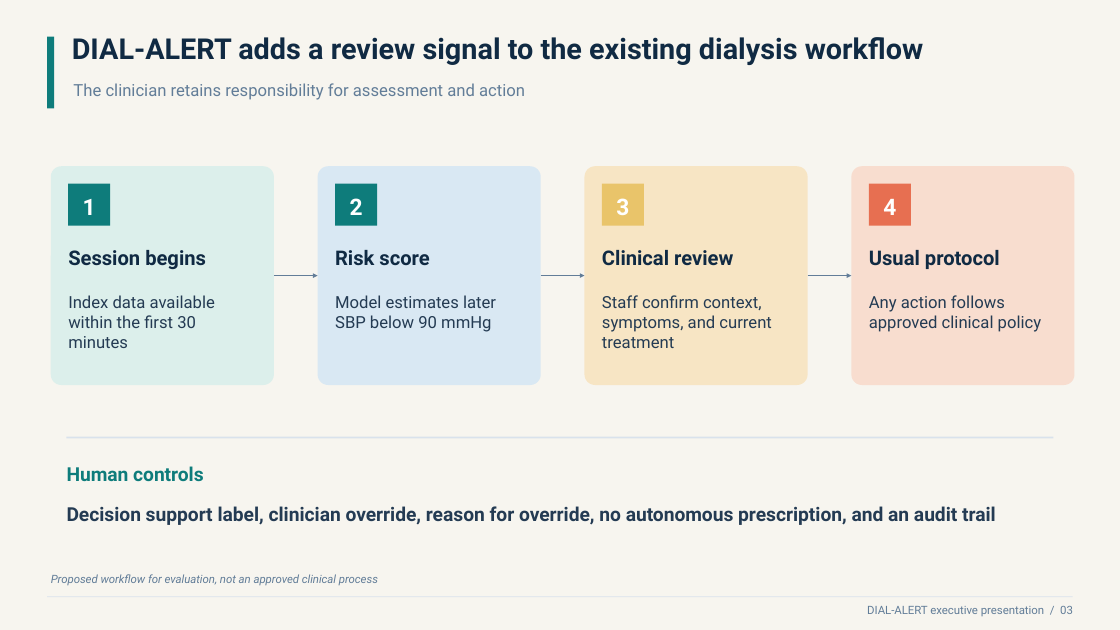
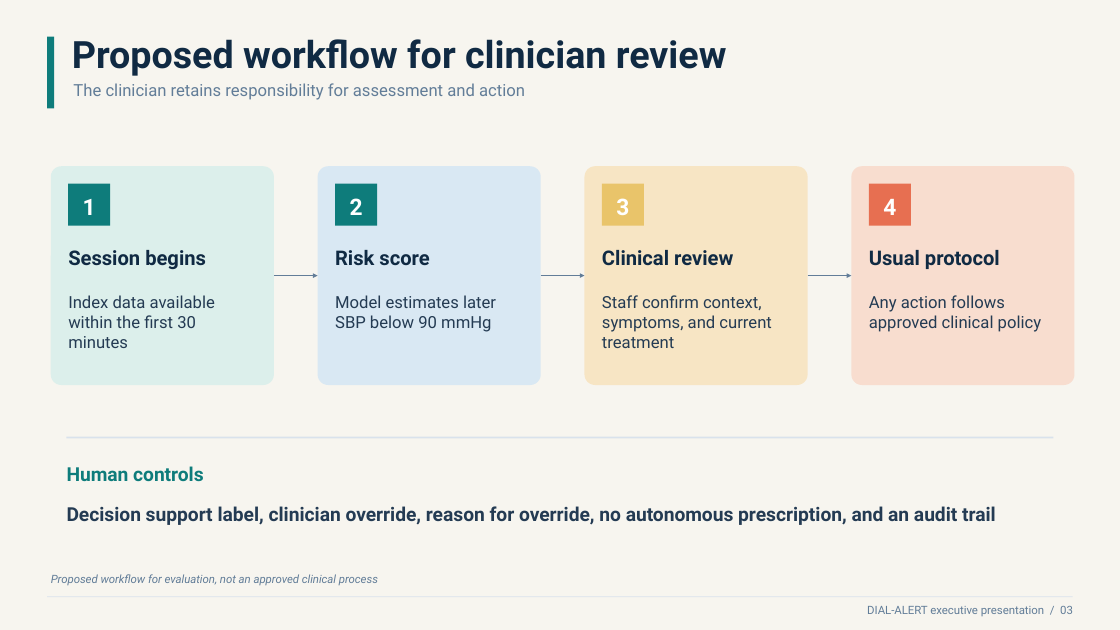
Before and after one commit to guillanofg/DIAL-ALERT, a slide deck: slide 3 of reports/Franklin_Guillano_DIAL_ALERT_Business_Presentation.pptx. Drawn at 1120x630 pixels with LibreOffice and Linux fonts; fonts in the diff are those of the drawing. Boxes give left, top, right and bottom in pixels: in the first picture for what was removed or moved away, otherwise in the second. Text is boxed around its words. In the diff, an @@ line names an element or a change of style, - is before the commit and + after.

```diff
--- a/reports/Franklin_Guillano_DIAL_ALERT_Business_Presentation.pptx
+++ b/reports/Franklin_Guillano_DIAL_ALERT_Business_Presentation.pptx
@@ text at box(72, 39, 726, 76): text changed; size 24.8 to 32.2 pt @@
-DIAL-ALERT adds a review signal to the existing dialysis workflow
+Proposed workflow for clinician review
```
Also in this commit, not shown: 6 other slides changed, 1 slide added, 1 slide removed, 28 other files.
